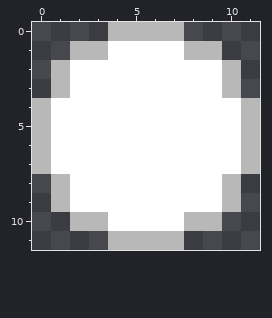
Pixel-art file -- Assets/Missiles/GenericMissiles.aseprite. This is how it looked before the edit.
12x12 pixels, 1 frame. Colours within 5 levels of each other are drawn and written as one.
After:
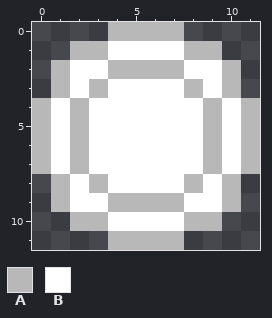
Palette (. is transparent): A #b8b8b8  B #ffffff
Edits made:
layer "Missile_Med_White" added
Layer "Missile_Med_White":
Colour A replaces colour B in row 2 at x 4 to 7; in row 3 at x 3 and 8; in rows 4 to 7 at x 2 and 9; in row 8 at x 3 and 8; in row 9 at x 4 to 7.
